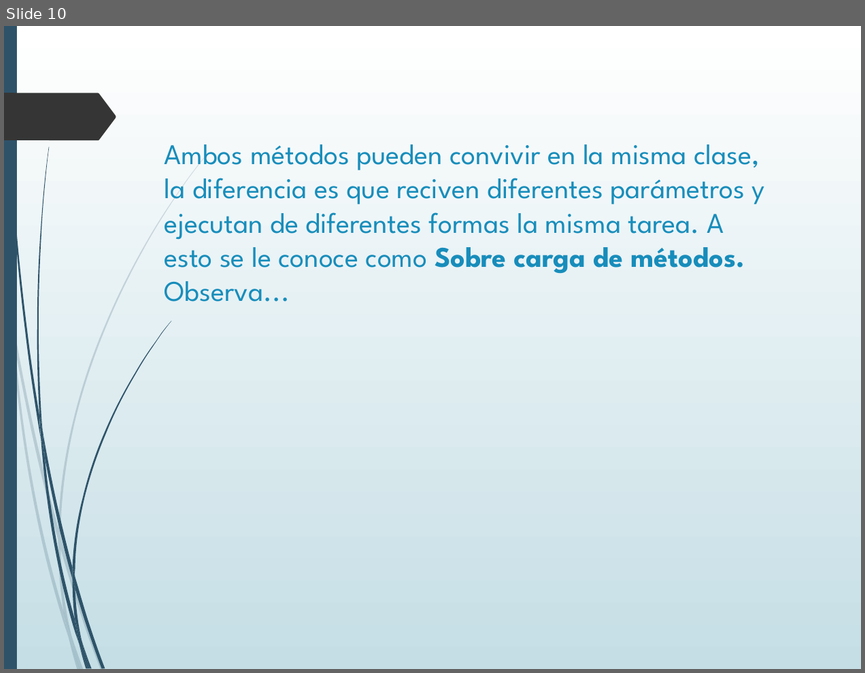
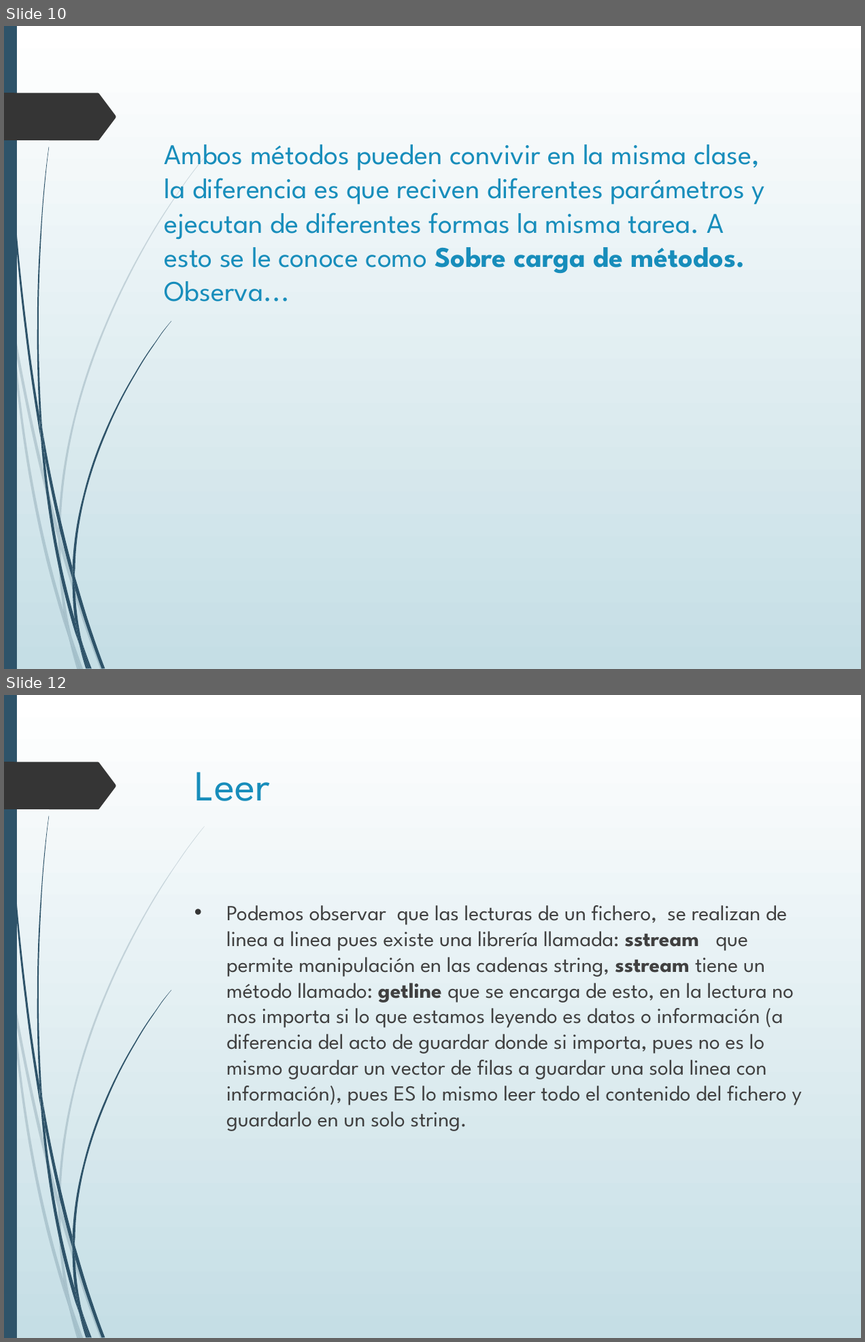
Before and after one commit to AlexVillegasC/Tutoria-U, a slide deck: Como crear una clase de acceso a datos.ppt. Shown one above the other, each under a label of ours: slide 10 before the commit, slides 10 and 12 after it; the slides between them are not shown. The pictures are 865x673 and 865x1342 pixels, drawn with LibreOffice and Linux fonts; fonts in the diff are those of the drawing. Boxes give left, top, right and bottom in pixels: in the first picture for what was removed or moved away, otherwise in the second. Text is boxed around its words. In the diff, an @@ line names an element or a change of style, - is before the commit and + after.

```diff
--- a/Como crear una clase de acceso a datos.ppt
+++ b/Como crear una clase de acceso a datos.ppt
@@ slide 12 added at [4,695,861,1338], background gradient #FFFFFF to #C5DEE5; not listed: 24 template elements that a slide beside it also shows @@
@@ title added at [195,772,270,801], 36 pt, text #178DBB @@
+Leer
@@ text added at [226,905,802,1131], 18 pt, text #404040 @@
+• Podemos observar que las lecturas de un fichero, se realizan de linea a linea pues existe una librería llamada: sstream que permite manipulación en las cadenas string, sstream tiene un método llamado: getline que se encarga de esto, en la lectura no nos importa si lo que estamos leyendo es datos o información (a diferencia del acto de guardar donde si importa, pues no es lo mismo guardar un vector de filas a guardar una sola linea con información), pues ES lo mismo leer todo el contenido del fichero y guardarlo en un solo string.
@@ slide 10 changed as well @@
@@ outline redrawn in 4 elements at [14,322,59,539], [11,326,68,638], [37,147,49,431], [39,411,45,458] @@
```
Also in this commit, not shown: 9 other slides changed, 4 other slides added, 1 slide removed, 6 other files.
